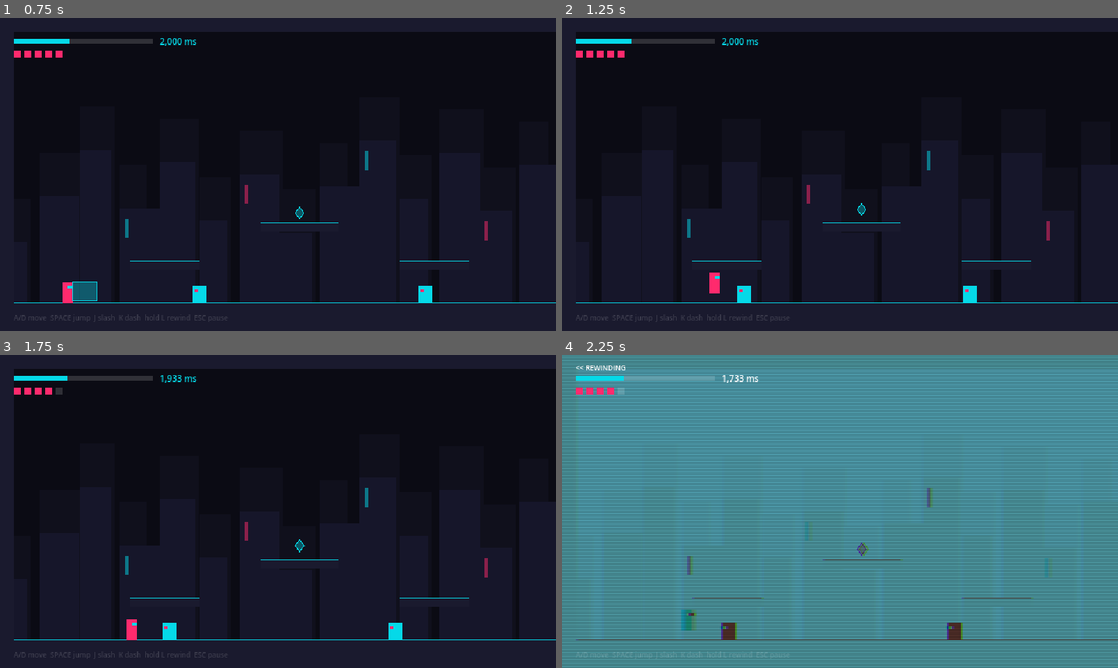
Above: before the commit, frames 1-4 (two rows, left to right).
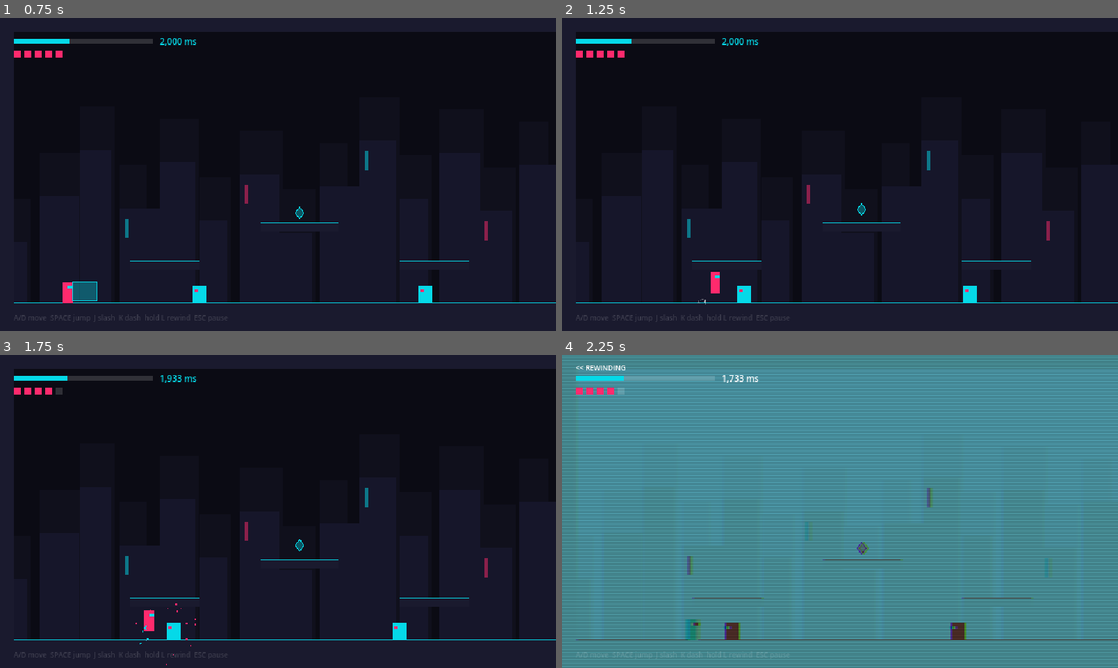
Above: after the commit, the same moments.

Repository: 5Bu1an/reversal-gaint-jam-2.0
Game: Godot game, scene res://scenes/main.tscn
Same seed, same stepped clock (60 frames per second), same inputs: the game is played once before the commit and once after it.
Inputs:
- Up to frame 1 (0.75 s): hold D (move_right) from 0.53 s (still down); tap J (attack) at 0.6 s
- Up to frame 2 (1.25 s): keep holding D (move_right); tap Space (jump) at 0.77, 1.07 s; tap K (dash) at 0.8 s
- Up to frame 3 (1.75 s): release D (move_right) at 1.28 s; hold S (move_down) from 1.28 s (still down); tap K (dash) at 1.35 s; tap Space (jump) at 1.52 s; tap L (rewind) at 1.55 s
- Up to frame 4 (2.25 s): tap Space (jump) at 1.82 s; release S (move_down) at 2.03 s; hold D (move_right) from 2.03 s (still down); hold L (rewind) from 2.03 s (still down)

Frame 1 is identical in both runs. In frame 2, less than 0.1% of the frame differs, in the area x 24-29%, y 81-92%; in frame 3, 0.4%; in frame 4, 0.5%, in the area x 21-73%, y 59-92%.

Commit message:
Add game feel: hit-stop, screen shake, particles, sound hooks
- Fx autoload: screen shake, hit-stop, particle bursts and dust
- Sfx autoload: plays assets/audio files by name, no-op until they exist;
  level music and a rewind loop that slows the music
- Player squash and stretch, landing dust, dash sparks, hurt flash
- Hit sparks and death bursts on enemies; boss slam shake and death freeze

Co-Authored-By: Claude Opus 5.5 <noreply@anthropic.com>

Diff:
--- a/project.godot
+++ b/project.godot
@@ -20,6 +20,8 @@
 
 Game="*res://scripts/game.gd"
 Rewind="*res://scripts/rewind.gd"
+Fx="*res://scripts/fx.gd"
+Sfx="*res://scripts/sfx.gd"
 Autopilot="*res://scripts/dev/autopilot.gd"
 
 [display]
--- a/scripts/boss.gd
+++ b/scripts/boss.gd
@@ -88,6 +88,10 @@
 		var floor_y := position.y + size.y / 2
 		waves.append(Vector3(position.x - size.x / 2, floor_y, -1))
 		waves.append(Vector3(position.x + size.x / 2, floor_y, 1))
+		Fx.shake(5.0)
+		Fx.dust(Vector2(position.x - size.x / 2, floor_y), 10)
+		Fx.dust(Vector2(position.x + size.x / 2, floor_y), 10)
+		Sfx.play("slam")
 		_recover(0.6 * pace)
 
 	var wave_speed := WAVE_SPEED / pace
@@ -117,6 +121,9 @@
 	var landed := super(key, from_dir)
 	if dead:
 		waves.clear()
+		Fx.hit_stop(0.35)
+		Fx.shake(10.0)
+		Fx.burst(position, COLOR_GOLD, 40, 260.0)
 	return landed
 
 
--- a/scripts/enemy.gd
+++ b/scripts/enemy.gd
@@ -94,8 +94,12 @@
 	hurt_t = HURT_TIME
 	if from_dir.x != 0.0:
 		velocity.x = from_dir.x * knockback
+	Sfx.play("hit")
+	Fx.burst(position, Color.WHITE, 8, 140.0, 50.0, Vector2(from_dir.x, -0.5).normalized() if from_dir.x != 0.0 else from_dir)
 	if hp <= 0:
 		dead = true
+		Fx.shake(3.0)
+		Fx.burst(position, COLOR_BODY, 20, 180.0)
 	return true
 
 
--- /dev/null
+++ b/scripts/fx.gd
@@ -0,0 +1,69 @@
+extends Node
+## Autoload "Fx". Game feel: screen shake, hit-stop and particle bursts.
+## All cosmetic, so none of it is recorded by Rewind.
+##
+##   Fx.shake(4.0)                   # pixels of trauma, decays on its own
+##   Fx.hit_stop(0.05)               # freeze the game for a moment
+##   Fx.burst(pos, Color.CYAN, 12)   # one-shot spark burst in world space
+
+const SHAKE_DECAY := 30.0 # pixels per second
+const MAX_SHAKE := 10.0
+
+var _shake := 0.0
+var _stop_until := 0
+
+
+func _ready() -> void:
+	process_mode = Node.PROCESS_MODE_ALWAYS
+
+
+func _process(delta: float) -> void:
+	if Engine.time_scale < 1.0 and Time.get_ticks_msec() >= _stop_until:
+		Engine.time_scale = 1.0
+	var camera := get_viewport().get_camera_2d()
+	if camera == null:
+		return
+	if get_tree().paused:
+		camera.offset = Vector2.ZERO
+		return
+	_shake = maxf(_shake - SHAKE_DECAY * delta, 0.0)
+	camera.offset = Vector2(randf_range(-1, 1), randf_range(-1, 1)) * _shake
+
+
+func shake(amount: float) -> void:
+	_shake = minf(maxf(_shake, amount), MAX_SHAKE)
+
+
+## Uses real time, so stacking stops never freezes the game for long.
+func hit_stop(seconds: float) -> void:
+	Engine.time_scale = 0.05
+	_stop_until = maxi(_stop_until, Time.get_ticks_msec() + int(seconds * 1000.0))
+
+
+func burst(pos: Vector2, color: Color, amount := 10, speed := 120.0, spread := 180.0, dir := Vector2.UP) -> void:
+	var scene := get_tree().current_scene
+	if scene == null:
+		return
+	var p := CPUParticles2D.new()
+	p.position = pos
+	p.z_index = 5
+	p.one_shot = true
+	p.explosiveness = 1.0
+	p.amount = amount
+	p.lifetime = 0.35
+	p.direction = dir
+	p.spread = spread
+	p.gravity = Vector2(0, 400)
+	p.initial_velocity_min = speed * 0.5
+	p.initial_velocity_max = speed
+	p.scale_amount_min = 1.0
+	p.scale_amount_max = 2.0
+	p.color = color
+	p.finished.connect(p.queue_free)
+	scene.add_child(p)
+	p.emitting = true
+
+
+## Small puff of dust at someone's feet.
+func dust(feet: Vector2, amount := 6) -> void:
+	burst(feet, Color(1, 1, 1, 0.35), amount, 60.0, 70.0)
--- a/scripts/game.gd
+++ b/scripts/game.gd
@@ -62,6 +62,7 @@
 ## Retry from the last checkpoint.
 func restart() -> void:
 	get_tree().paused = false
+	Engine.time_scale = 1.0
 	set_state(State.PLAYING)
 	get_tree().reload_current_scene()
 
--- a/scripts/player.gd
+++ b/scripts/player.gd
@@ -41,6 +41,9 @@
 var attack_id := 0
 var invuln_t := 0.0
 var hurt_t := 0.0
+## Cosmetic squash and stretch, eases back to 1.
+var squash := Vector2.ONE
+var _was_on_floor := true
 
 ## Damage rects in world space, set by the level.
 var hazards: Array[Rect2] = []
@@ -83,6 +86,7 @@
 
 func _physics_process(delta: float) -> void:
 	queue_redraw()
+	squash = squash.move_toward(Vector2.ONE, 4.0 * delta)
 	if Rewind.is_rewinding or dead:
 		return
 	_tick_timers(delta)
@@ -107,16 +111,27 @@
 			velocity.y = JUMP_VELOCITY
 			buffer_t = 0.0
 			coyote_t = 0.0
+			squash = Vector2(0.75, 1.3)
+			Fx.dust(_feet())
+			Sfx.play("jump")
 		if Input.is_action_just_released("jump") and velocity.y < 0.0:
 			velocity.y *= JUMP_CUT
 		if Input.is_action_just_pressed("dash") and dash_cd <= 0.0 and (is_on_floor() or not air_dash_used):
 			dash_t = DASH_TIME
 			dash_cd = DASH_COOLDOWN
 			air_dash_used = not is_on_floor()
+			squash = Vector2(1.35, 0.8)
+			Fx.burst(position, COLOR_VISOR, 8, 90.0, 30.0, Vector2(-facing, 0))
+			Sfx.play("dash")
 		if Input.is_action_just_pressed("attack") and attack_cd <= 0.0:
 			_start_attack()
 
+	var fall_speed := velocity.y
 	move_and_slide()
+	if is_on_floor() and not _was_on_floor and fall_speed > 150.0:
+		squash = Vector2(1.3, 0.75)
+		Fx.dust(_feet(), 8)
+	_was_on_floor = is_on_floor()
 	if attack_t > 0.0:
 		_resolve_attack()
 	_check_damage()
@@ -143,6 +158,7 @@
 		attack_dir = Vector2.DOWN
 	else:
 		attack_dir = Vector2(facing, 0)
+	Sfx.play("slash")
 
 
 func _resolve_attack() -> void:
@@ -152,6 +168,8 @@
 			continue
 		if enemy.take_hit("p%d" % attack_id, attack_dir):
 			Rewind.add_time(MS_PER_HIT)
+			Fx.hit_stop(0.045)
+			Fx.shake(2.0)
 			if attack_dir == Vector2.DOWN:
 				velocity.y = POGO_VELOCITY
 				air_dash_used = false
@@ -181,9 +199,19 @@
 	if away == 0.0:
 		away = -facing
 	velocity = Vector2(away * KNOCKBACK.x, KNOCKBACK.y)
+	Sfx.play("hurt")
+	Fx.hit_stop(0.12)
+	Fx.shake(6.0)
+	Fx.burst(position, COLOR_BODY, 14, 160.0)
 	if hp <= 0:
 		dead = true
 		velocity = Vector2.ZERO
+		Fx.shake(10.0)
+		Fx.burst(position, COLOR_BODY, 30, 220.0)
+
+
+func _feet() -> Vector2:
+	return position + Vector2(0, SIZE.y / 2)
 
 
 func _draw() -> void:
@@ -192,7 +220,10 @@
 		body = Color(0.35, 0.35, 0.4)
 	elif invuln_t > 0.0 and int(invuln_t * 20.0) % 2 == 0:
 		body = Color.WHITE
+	# Scale around the feet so squashing doesn't lift the body off the floor.
+	draw_set_transform(Vector2(0, SIZE.y / 2 * (1.0 - squash.y)), 0.0, squash)
 	draw_body(self, facing, body, COLOR_VISOR)
+	draw_set_transform(Vector2.ZERO)
 	if attack_t > 0.0:
 		draw_slash(self, position, attack_dir, COLOR_VISOR)
 
--- /dev/null
+++ b/scripts/sfx.gd
@@ -0,0 +1,76 @@
+extends Node
+## Autoload "Sfx". Plays sounds from assets/audio by name, and silently does
+## nothing for files that don't exist yet, so code can call it before the
+## audio lands. Also runs the level music and the rewind loop.
+##
+##   Sfx.play("slash")   # assets/audio/slash.wav
+
+const DIR := "res://assets/audio/"
+const VOICES := 12
+
+var _voices: Array[AudioStreamPlayer] = []
+var _next := 0
+var _cache := {}
+var _music := AudioStreamPlayer.new()
+var _rewind_loop := AudioStreamPlayer.new()
+
+
+func _ready() -> void:
+	process_mode = Node.PROCESS_MODE_ALWAYS
+	for i in VOICES:
+		var voice := AudioStreamPlayer.new()
+		voice.process_mode = Node.PROCESS_MODE_PAUSABLE
+		add_child(voice)
+		_voices.append(voice)
+	_music.volume_db = -8.0
+	add_child(_music)
+	_rewind_loop.volume_db = -4.0
+	add_child(_rewind_loop)
+	Rewind.rewind_started.connect(_on_rewind_started)
+	Rewind.rewind_ended.connect(_on_rewind_ended)
+	play_music("music_level")
+
+
+func play(sound: String, pitch_jitter := 0.08) -> void:
+	var stream := _load(sound + ".wav")
+	if stream == null:
+		return
+	var voice := _voices[_next]
+	_next = (_next + 1) % VOICES
+	voice.stream = stream
+	voice.pitch_scale = 1.0 + randf_range(-pitch_jitter, pitch_jitter)
+	voice.play()
+
+
+func play_music(track: String) -> void:
+	var stream := _load(track + ".ogg")
+	if stream == null or _music.stream == stream:
+		return
+	if stream is AudioStreamOggVorbis:
+		stream.loop = true
+	_music.stream = stream
+	_music.play()
+
+
+func _on_rewind_started() -> void:
+	var stream := _load("rewind_loop.wav")
+	if stream == null:
+		return
+	if stream is AudioStreamWAV:
+		stream.loop_mode = AudioStreamWAV.LOOP_FORWARD
+		stream.loop_end = int(stream.get_length() * stream.mix_rate)
+	_rewind_loop.stream = stream
+	_rewind_loop.play()
+	_music.pitch_scale = 0.7
+
+
+func _on_rewind_ended(_undone_frames: Array) -> void:
+	_rewind_loop.stop()
+	_music.pitch_scale = 1.0
+
+
+func _load(file: String) -> AudioStream:
+	if not _cache.has(file):
+		var path := DIR + file
+		_cache[file] = load(path) if ResourceLoader.exists(path) else null
+	return _cache[file]
--- a/scripts/shard.gd
+++ b/scripts/shard.gd
@@ -16,6 +16,8 @@
 	var player: Player = get_tree().get_first_node_in_group("player")
 	if player and not player.dead and player.position.distance_to(position) < RADIUS + 8.0:
 		Rewind.add_time(MS)
+		Fx.burst(position, COLOR, 14, 100.0)
+		Sfx.play("pickup")
 		queue_free()
 
 
Not shown, added: scripts/fx.gd.uid
Not shown, added: scripts/sfx.gd.uid
